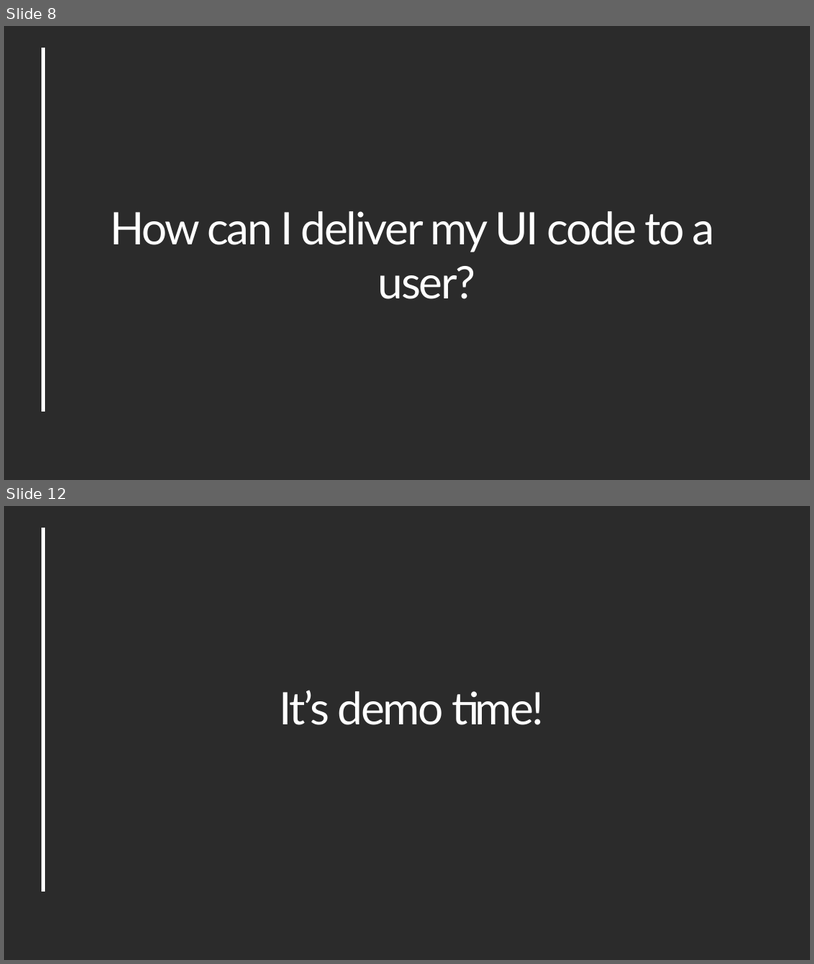
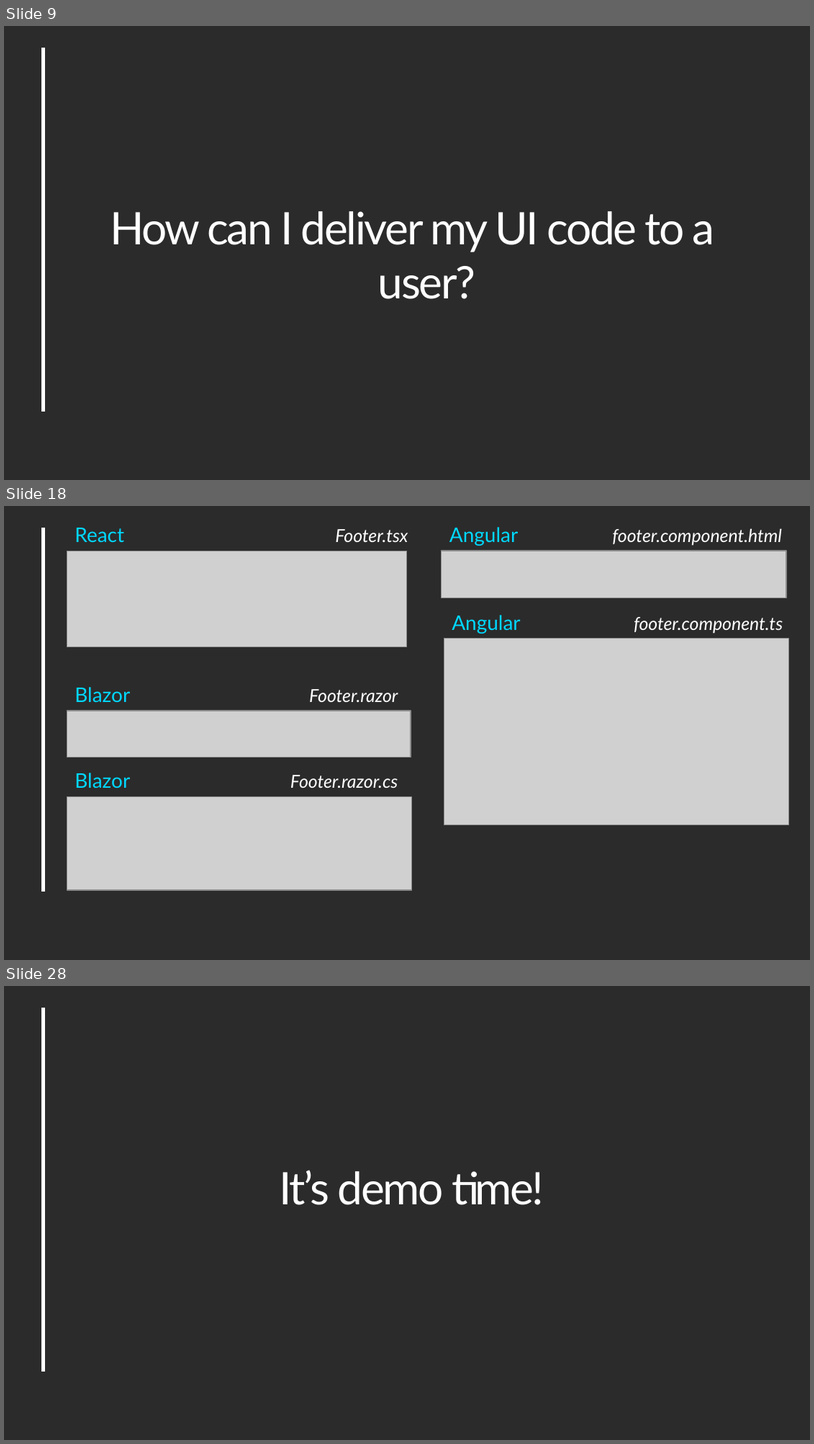
Before and after one commit to Werocky1502/ui-frameworks-comparison, a slide deck: Docs/Blazor VS React Vs Angular.pptx. Shown one above the other, each under a label of ours: slides 8 and 12 before the commit, slides 9, 18 and 28 after it; the slides between them are not shown. The pictures are 814x964 and 814x1444 pixels, drawn with LibreOffice and Linux fonts; fonts in the diff are those of the drawing; grey boxes stand for pictures; background and template pictures are left out; a plain dark background stands for a picture behind light text. Boxes give left, top, right and bottom in pixels: in the first picture for what was removed or moved away, otherwise in the second. Text is boxed around its words. In the diff, an @@ line names an element or a change of style, - is before the commit and + after.

```diff
--- a/Docs/Blazor VS React Vs Angular.pptx
+++ b/Docs/Blazor VS React Vs Angular.pptx
@@ slide 18 added at bbox=[4, 506, 810, 960], background picture (left out); not listed: 1 template element that a slide beside it also shows @@
@@ text added at bbox=[450, 527, 782, 546], 16 pt, text #FFFFFF, italic @@
+Angular footer.component.html
@@ text added at bbox=[75, 528, 408, 542], 16 pt, text #FFFFFF, italic @@
+React Footer.tsx
@@ picture added at bbox=[67, 551, 407, 646] @@
@@ picture added at bbox=[442, 551, 787, 597] @@
@@ text added at bbox=[452, 615, 783, 633], 16 pt, text #FFFFFF, italic @@
+Angular footer.component.ts
@@ picture added at bbox=[445, 638, 790, 824] @@
@@ text added at bbox=[75, 687, 398, 702], 16 pt, text #FFFFFF, italic @@
+Blazor Footer.razor
@@ picture added at bbox=[67, 710, 412, 757] @@
@@ text added at bbox=[75, 772, 398, 788], 16 pt, text #FFFFFF, italic @@
+Blazor Footer.razor.cs
@@ picture added at bbox=[67, 796, 412, 890] @@
@@ what was slide 8 is now slide 9 @@
@@ what was slide 12 is now slide 28 @@
```
Also in this commit, not shown: 5 slides changed, 15 other slides added.
